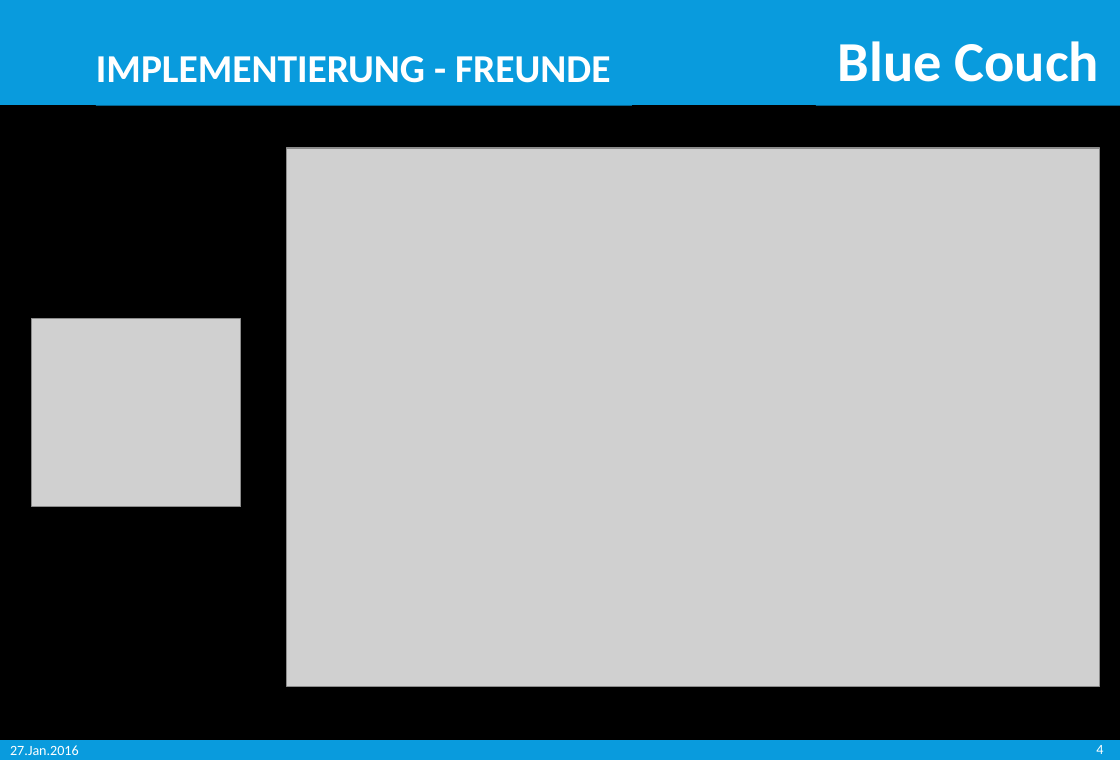
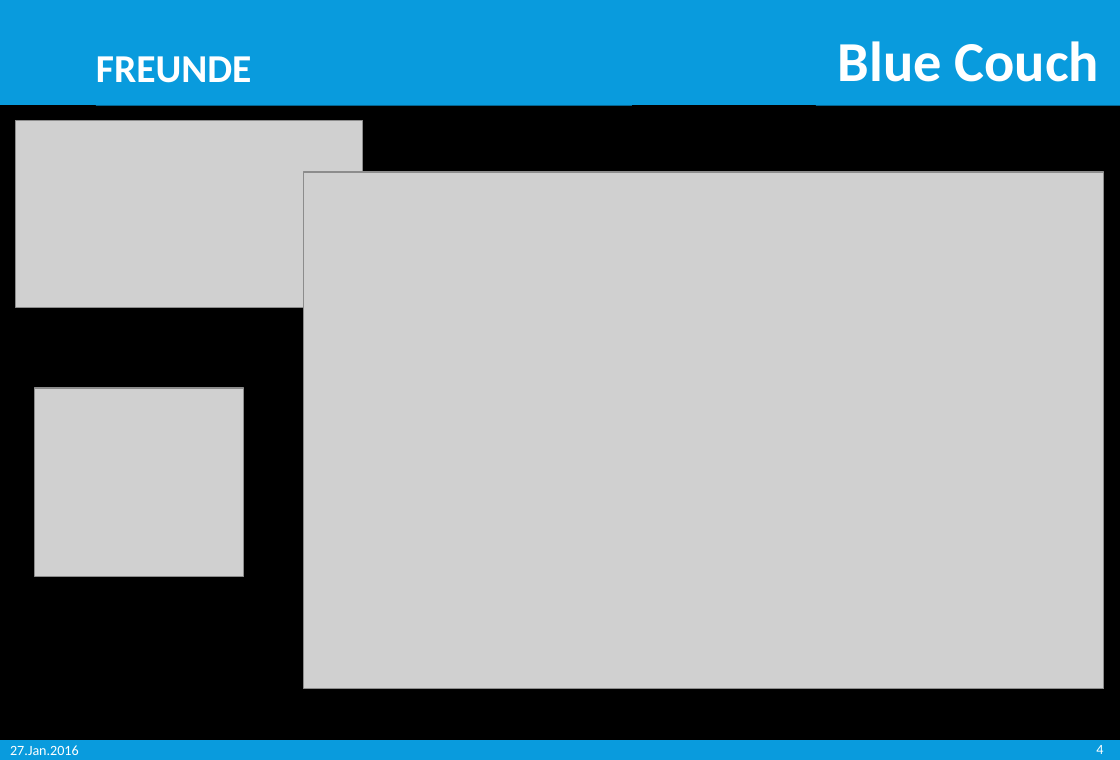
Before and after one commit to Misurecp94/SWE_SocialNetwork, a slide deck: slide 4 of 1_Präsentationen/SWE_BlueCouch_Endpräsentation.pptx. Drawn at 1120x760 pixels with LibreOffice and Linux fonts; fonts in the diff are those of the drawing; grey boxes stand for pictures; background and template pictures are left out. Boxes give left, top, right and bottom in pixels: in the first picture for what was removed or moved away, otherwise in the second. Text is boxed around its words. In the diff, an @@ line names an element or a change of style, - is before the commit and + after.

```diff
--- a/1_Präsentationen/SWE_BlueCouch_Endpräsentation.pptx
+++ b/1_Präsentationen/SWE_BlueCouch_Endpräsentation.pptx
@@ text in rectangle at (x1=96, y1=56, x2=251, y2=83): text changed @@
-IMPLEMENTIERUNG - FREUNDE
+FREUNDE
@@ picture added at (x1=16, y1=120, x2=363, y2=308) @@
@@ picture resized from (x1=287, y1=148, x2=1100, y2=687) to (x1=304, y1=172, x2=1104, y2=688) @@
@@ picture moved from (x1=32, y1=319, x2=241, y2=507) to (x1=35, y1=388, x2=244, y2=576) @@
```
Also in this commit, not shown: 4 other slides changed, 2 slides added, 2 slides removed, 25 other files.
